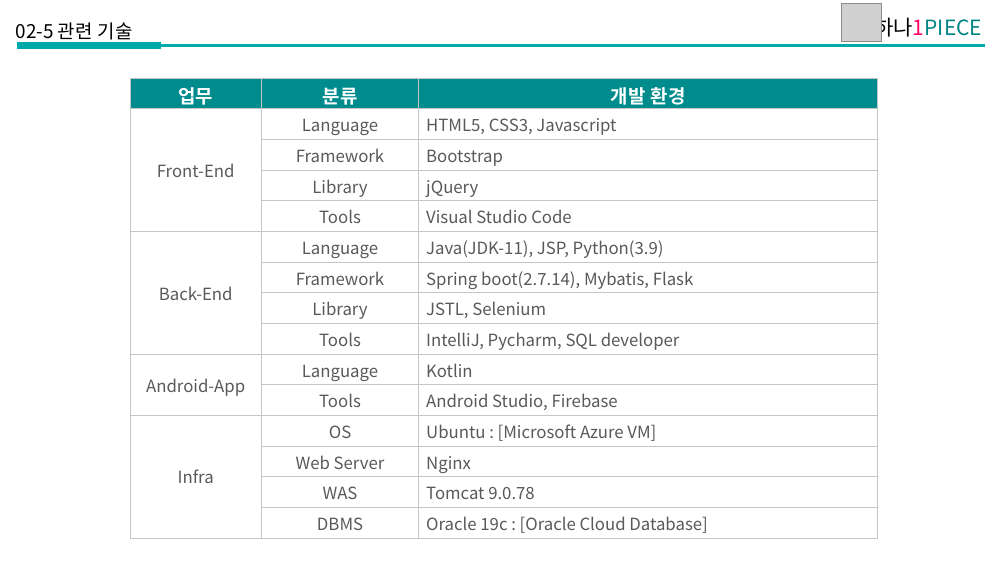
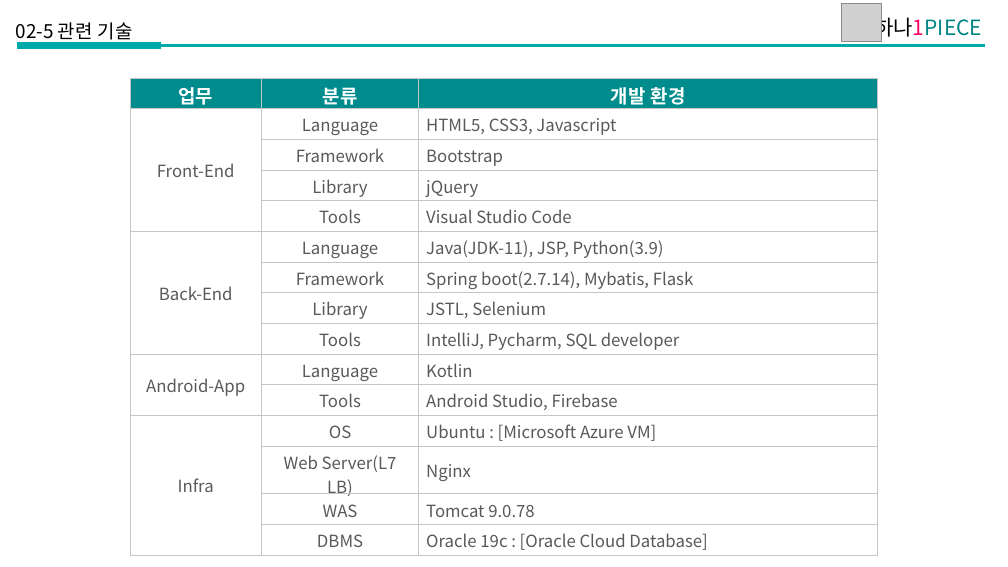
Before and after one commit to pkd98/hana1PIECE, a slide deck: slide 10 of 산출물/프로젝트수행계획서/2360340008_박경덕_하나1PIECE조각투자중계플랫폼_수행계획서.pptx. Drawn at 1008x567 pixels with LibreOffice and Linux fonts; fonts in the diff are those of the drawing; grey boxes stand for pictures. Boxes give left, top, right and bottom in pixels: in the first picture for what was removed or moved away, otherwise in the second. Text is boxed around its words. In the diff, an @@ line names an element or a change of style, - is before the commit and + after.

```diff
--- a/산출물/프로젝트수행계획서/2360340008_박경덕_하나1PIECE조각투자중계플랫폼_수행계획서.pptx
+++ b/산출물/프로젝트수행계획서/2360340008_박경덕_하나1PIECE조각투자중계플랫폼_수행계획서.pptx
@@ table at bbox=[130, 78, 878, 554] @@
-row 13, column 2: Web Server
+row 13, column 2: Web Server(L7 LB)
```
Also in this commit, not shown: 21 other files.
